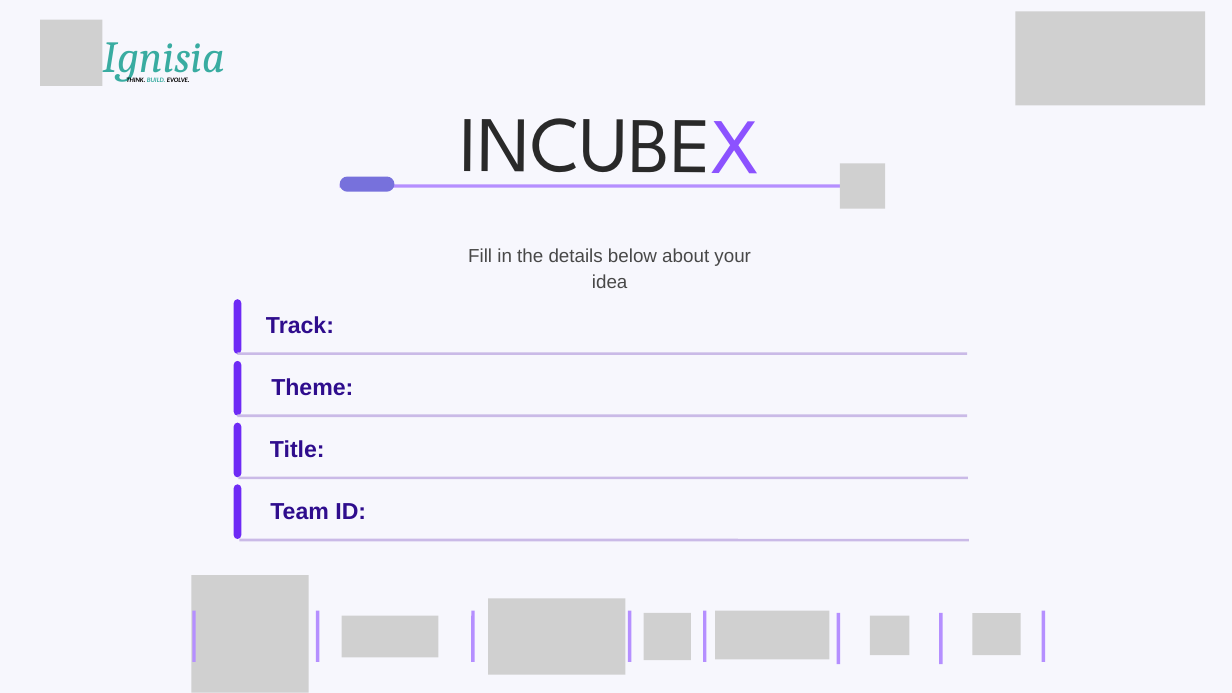
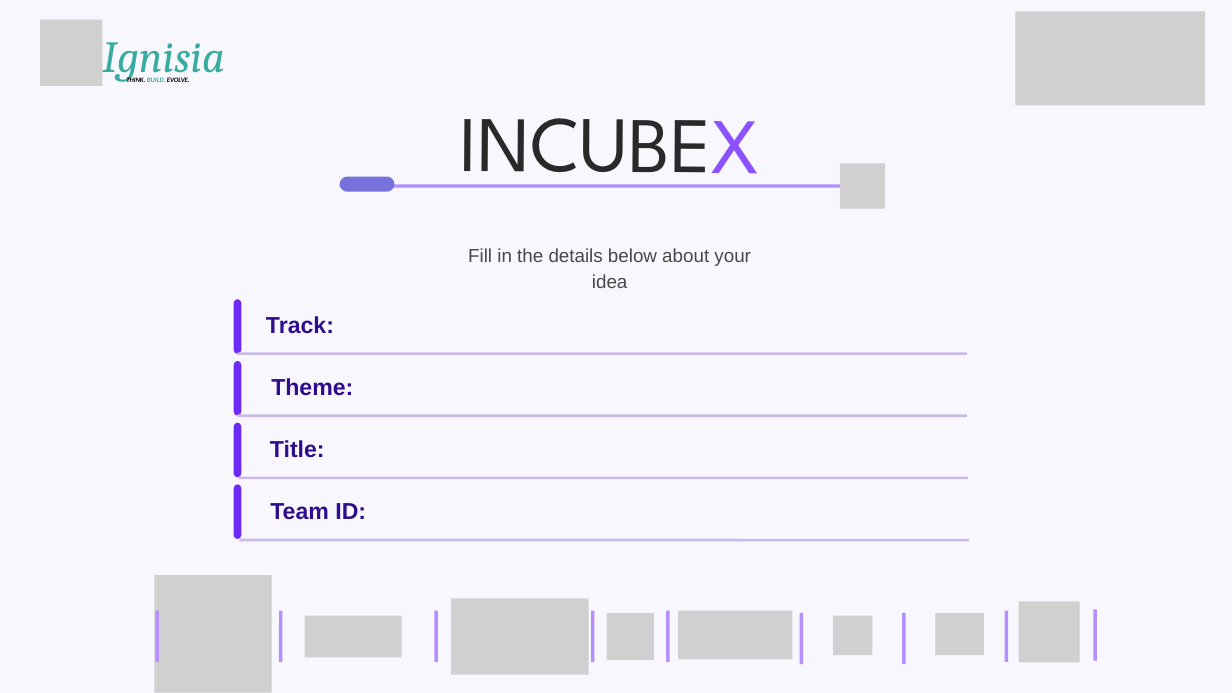
Before and after one commit to ignisia-club/incubex, a slide deck: slide 1 of public/assets/Prototype_Expo_Track_Template.pptx. Drawn at 1232x693 pixels with LibreOffice and Linux fonts; fonts in the diff are those of the drawing; grey boxes stand for pictures; background and template pictures are left out. Boxes give left, top, right and bottom in pixels: in the first picture for what was removed or moved away, otherwise in the second. Text is boxed around its words. In the diff, an @@ line names an element or a change of style, - is before the commit and + after.

```diff
--- a/public/assets/Prototype_Expo_Track_Template.pptx
+++ b/public/assets/Prototype_Expo_Track_Template.pptx
@@ 8 lines, 7 pictures: place and size @@
-8 lines, 7 pictures at (191,575,1044,692)
+8 lines, 7 pictures at (155,575,1007,692)
@@ picture added at (1019,601,1080,662) @@
@@ line added from (1095, 660) to (1095, 609), #B58FFF 4 pt @@
```
Also in this commit, not shown: 7 slides removed, 1 other file.
